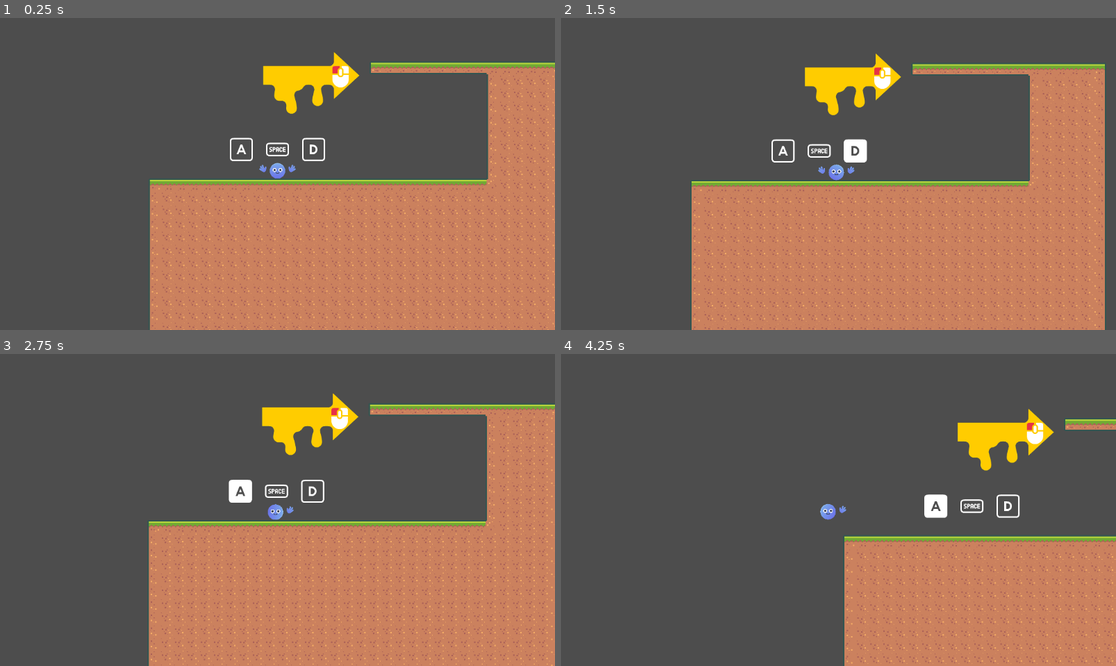
Above: before the commit, frames 1-4 (two rows, left to right).
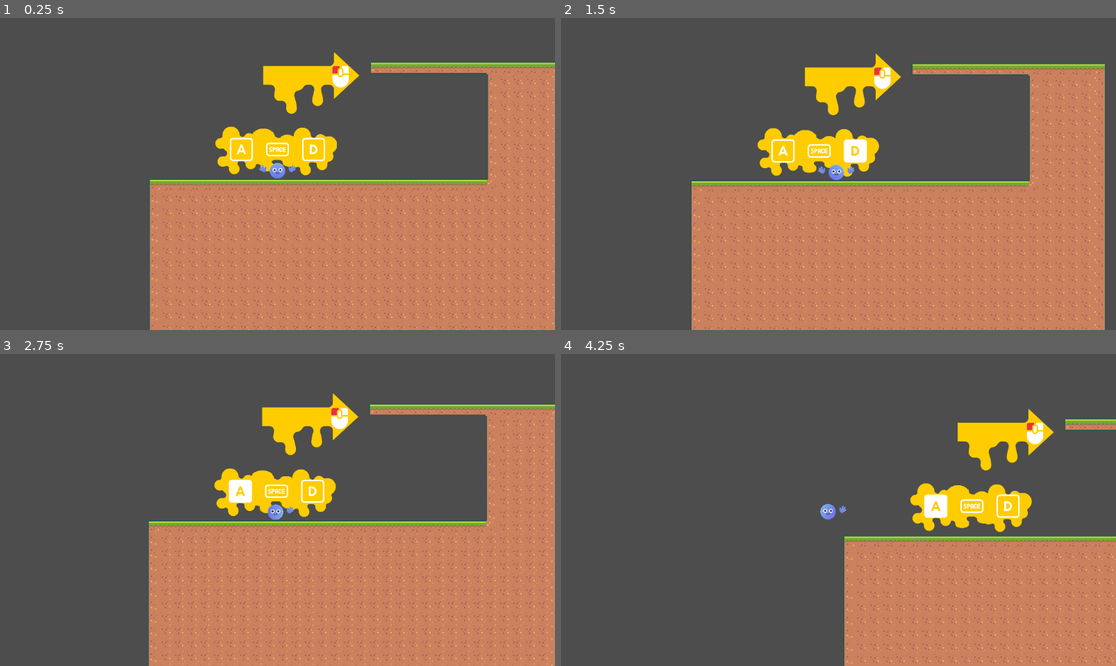
Above: after the commit, the same moments.

Repository: 10Zeeko/Grapls
Game: Godot game, scene res://Levels/Tutorial_Level.tscn
Two runs of this game, one before a commit and one after it. Both use one fixed random seed, a clock stepped at 60 frames per second and the inputs below. The engine's default icon, where the game draws it, is replaced by a stand-in: a white triangle on a blue panel in a dark square.
Inputs (mouse positions are in pixels of both pictures, inside the frame that each line leads up to):
- Up to frame 1 (0.25 s): no input
- Up to frame 2 (1.5 s): move the mouse to (810, 236) at 0.52 s; press the mouse at (810, 236) at 0.53 s; hold D (right) from 0.53 s (still down); tap Space (jump) at 0.77 s; move the mouse to (1005, 220) at 1.27 s; release the mouse at (1005, 220) at 1.28 s; click (1005, 220) at 1.35 s
- Up to frame 3 (2.75 s): tap Space (jump) at 1.52 s; move the mouse to (111, 463) at 2.02 s; release D (right) at 2.03 s; press the mouse at (111, 463) at 2.03 s; hold A (left) from 2.03 s (still down)
- Up to frame 4 (4.25 s): keep holding A (left); move the mouse to (866, 510) at 2.77 s; release the mouse at (866, 510) at 2.78 s; click (866, 510) at 2.85 s; tap Space (jump) at 3.02, 3.77 s; move the mouse to (755, 432) at 3.52 s; press the mouse at (755, 432) at 3.53 s

The runs differ from the first frame. In frame 1, 2.1% of the frame differs, in the area x 27-100%, y 34-100%; in frame 2, 1.9%; in frame 3, 1.9%; in frame 4, 2.0%.

Commit message:
Door, hud and smal fixes

Diff:
--- a/GameNodes/Player/player_controller.gd
+++ b/GameNodes/Player/player_controller.gd
@@ -17,6 +17,7 @@
 }
 
 var current_state = State.IDLE
+var spawn_point = Vector2(0, -55)
 
 # Player speed
 var speed = 200
@@ -43,9 +44,11 @@
 			hooked_state()
 		State.THROW:
 			throw_state()
-	#print (current_state)
+
 	spring.position = $Arm/Tip/StaticBody2D.global_position
 	canvas_layer.position = self.position
+
+	player_fall()
 
 func idle_state():
 	# Code for idle state
@@ -114,6 +117,13 @@
 	if  arm.hooked:
 		current_state = State.GRAPLING
 
+func player_fall():
+	if (self.position[1] > 700):
+		restart_player()
+
+func restart_player():
+	self.position = spawn_point
+
 func _input(event):
 	if event is InputEventMouseButton:
 		if event.pressed:
--- /dev/null
+++ b/GameNodes/door.tscn
@@ -0,0 +1,21 @@
+[gd_scene load_steps=4 format=3 uid="uid://6wqwkblrnhy4"]
+
+[ext_resource type="Script" path="res://Scripts/door.gd" id="1_bbw0b"]
+[ext_resource type="Texture2D" uid="uid://1n4wkx2ur0ci" path="res://Sprites/Tiles/tiles_packed.png" id="2_tlqtm"]
+
+[sub_resource type="RectangleShape2D" id="RectangleShape2D_bqmjb"]
+
+[node name="Door" type="Area2D"]
+scale = Vector2(2, 2)
+script = ExtResource("1_bbw0b")
+
+[node name="CollisionShape2D" type="CollisionShape2D" parent="."]
+shape = SubResource("RectangleShape2D_bqmjb")
+
+[node name="Sprite2D" type="Sprite2D" parent="."]
+texture = ExtResource("2_tlqtm")
+hframes = 20
+vframes = 5
+frame = 70
+
+[connection signal="body_entered" from="." to="." method="_on_body_entered"]
--- /dev/null
+++ b/GameNodes/hud/hud.tscn
@@ -0,0 +1,109 @@
+[gd_scene load_steps=8 format=3 uid="uid://luo2d88ffb0v"]
+
+[ext_resource type="Texture2D" uid="uid://dhqqka26f046k" path="res://Sprites/blue_body_circle.png" id="1_hkla4"]
+[ext_resource type="Script" path="res://Scripts/HUD/hud.gd" id="1_nrnea"]
+[ext_resource type="Texture2D" uid="uid://mknvxyp0afff" path="res://Sprites/face_f.png" id="2_i2qai"]
+[ext_resource type="FontFile" uid="uid://dhp2218uyku0x" path="res://GameNodes/hud/Kenney Thick.ttf" id="3_ec4lv"]
+[ext_resource type="Texture2D" uid="uid://b23tc7ifnegfg" path="res://Sprites/hud/hourglass.png" id="4_7lcg8"]
+
+[sub_resource type="LabelSettings" id="LabelSettings_r333e"]
+font = ExtResource("3_ec4lv")
+font_size = 30
+
+[sub_resource type="LabelSettings" id="LabelSettings_8g462"]
+font = ExtResource("3_ec4lv")
+font_size = 34
+
+[node name="HUD" type="Control"]
+layout_mode = 3
+anchors_preset = 15
+anchor_right = 1.0
+anchor_bottom = 1.0
+grow_horizontal = 2
+grow_vertical = 2
+script = ExtResource("1_nrnea")
+
+[node name="Lives" type="TextureRect" parent="."]
+offset_right = 40.0
+offset_bottom = 40.0
+scale = Vector2(0.5, 0.5)
+pivot_offset = Vector2(30, 30)
+texture = ExtResource("1_hkla4")
+
+[node name="TextureRect" type="TextureRect" parent="Lives"]
+layout_mode = 1
+anchors_preset = 8
+anchor_left = 0.5
+anchor_top = 0.5
+anchor_right = 0.5
+anchor_bottom = 0.5
+offset_left = -27.5
+offset_top = -16.5
+offset_right = 27.5
+offset_bottom = 16.5
+grow_horizontal = 2
+grow_vertical = 2
+texture = ExtResource("2_i2qai")
+
+[node name="Label" type="Label" parent="Lives"]
+layout_direction = 2
+layout_mode = 1
+anchors_preset = 6
+anchor_left = 1.0
+anchor_top = 0.5
+anchor_right = 1.0
+anchor_bottom = 0.5
+offset_left = 18.91
+offset_top = -14.5
+offset_right = 58.91
+offset_bottom = 22.5
+grow_horizontal = 0
+grow_vertical = 2
+text = "x"
+label_settings = SubResource("LabelSettings_r333e")
+
+[node name="LivesNumber" type="Label" parent="Lives/Label"]
+layout_direction = 2
+layout_mode = 0
+offset_left = 50.0
+offset_top = -7.0
+offset_right = 145.0
+offset_bottom = 30.0
+scale = Vector2(1.5, 1.5)
+text = "3"
+label_settings = SubResource("LabelSettings_r333e")
+
+[node name="Time" type="TextureRect" parent="."]
+layout_mode = 1
+anchors_preset = 1
+anchor_left = 1.0
+anchor_right = 1.0
+offset_left = -64.0
+offset_bottom = 64.0
+grow_horizontal = 0
+scale = Vector2(0.5, 0.5)
+pivot_offset = Vector2(-30, 30)
+texture = ExtResource("4_7lcg8")
+
+[node name="TimerLabel" type="Label" parent="Time"]
+layout_mode = 1
+anchors_preset = 6
+anchor_left = 1.0
+anchor_top = 0.5
+anchor_right = 1.0
+anchor_bottom = 0.5
+offset_left = -188.93
+offset_top = -29.5
+offset_right = -64.93
+offset_bottom = 29.5
+grow_horizontal = 0
+grow_vertical = 2
+text = "0"
+label_settings = SubResource("LabelSettings_8g462")
+horizontal_alignment = 2
+vertical_alignment = 1
+
+[node name="Timer" type="Timer" parent="."]
+autostart = true
+
+[connection signal="timeout" from="Timer" to="." method="_on_timer_timeout"]
--- a/Levels/Tutorial_Level.tscn
+++ b/Levels/Tutorial_Level.tscn
@@ -11,6 +11,12 @@
 [ext_resource type="Texture2D" uid="uid://b2e5jcfn08ta3" path="res://Sprites/Controls/keyboard_space_outline.png" id="6_0etqp"]
 [ext_resource type="Texture2D" uid="uid://cr8lesvmcxxg7" path="res://Sprites/Controls/keyboard_space.png" id="6_umirn"]
 [ext_resource type="Texture2D" uid="uid://dpn1ajuo7dmt7" path="res://Sprites/Controls/mouse_left.png" id="7_dej2l"]
+[ext_resource type="Texture2D" uid="uid://cxii0e2fp28nc" path="res://Sprites/yellow_paint/paint_splat_d.png" id="7_dmbeh"]
+[ext_resource type="Texture2D" uid="uid://btuai80p0onm4" path="res://Sprites/yellow_paint/paint_drips_a.png" id="11_0cadi"]
+[ext_resource type="Texture2D" uid="uid://beo162f3sojm" path="res://Sprites/yellow_paint/paint_splat_a.png" id="12_xv63w"]
+[ext_resource type="Texture2D" uid="uid://bs6ibv2cpglc0" path="res://Sprites/yellow_paint/paint_drips_c.png" id="13_kq4yu"]
+[ext_resource type="PackedScene" uid="uid://6wqwkblrnhy4" path="res://GameNodes/door.tscn" id="14_8lca0"]
+[ext_resource type="PackedScene" uid="uid://can1pb5w0uatr" path="res://test.tscn" id="15_eahtq"]
 
 [sub_resource type="TileSetAtlasSource" id="TileSetAtlasSource_2eue3"]
 texture = ExtResource("1_hoyse")
@@ -626,6 +632,72 @@
 
 [node name="LevelTest" type="Node2D"]
 
+[node name="Tutorial" type="CanvasGroup" parent="."]
+z_index = -5
+script = ExtResource("3_wilf5")
+pressed_a = ExtResource("4_arovq")
+pressed_d = ExtResource("5_hcq88")
+pressed_space = ExtResource("6_umirn")
+
+[node name="PaintSplatD" type="Sprite2D" parent="Tutorial"]
+position = Vector2(-76, -98)
+texture = ExtResource("7_dmbeh")
+
+[node name="PaintSplatD3" type="Sprite2D" parent="Tutorial/PaintSplatD"]
+position = Vector2(73, -1)
+scale = Vector2(1.31937, 0.897812)
+texture = ExtResource("7_dmbeh")
+
+[node name="PaintSplatD2" type="Sprite2D" parent="Tutorial"]
+position = Vector2(71, -96)
+texture = ExtResource("7_dmbeh")
+
+[node name="PaintArrowRight" type="Sprite2D" parent="Tutorial"]
+position = Vector2(70, -239)
+texture = ExtResource("3_1a3v3")
+
+[node name="KeyboardAOutline" type="Sprite2D" parent="Tutorial"]
+position = Vector2(-75, -100)
+texture = ExtResource("4_vlloo")
+
+[node name="KeyboardDOutline" type="Sprite2D" parent="Tutorial"]
+position = Vector2(75, -100)
+texture = ExtResource("5_cbf8l")
+
+[node name="KeyboardSpaceOutline" type="Sprite2D" parent="Tutorial"]
+position = Vector2(0, -100)
+texture = ExtResource("6_0etqp")
+
+[node name="MouseLeft" type="Sprite2D" parent="Tutorial"]
+position = Vector2(131, -251)
+texture = ExtResource("7_dej2l")
+
+[node name="SpaceTimer" type="Timer" parent="Tutorial"]
+wait_time = 0.4
+
+[node name="PaintDripsA" type="Sprite2D" parent="Tutorial"]
+position = Vector2(745, -411)
+scale = Vector2(0.103952, 0.145809)
+texture = ExtResource("11_0cadi")
+
+[node name="PaintDripsA2" type="Sprite2D" parent="Tutorial"]
+position = Vector2(1216, -114)
+scale = Vector2(0.463952, 0.145809)
+texture = ExtResource("11_0cadi")
+
+[node name="PaintSplatA" type="Sprite2D" parent="Tutorial"]
+position = Vector2(1751, -341)
+texture = ExtResource("12_xv63w")
+
+[node name="PaintDripsC" type="Sprite2D" parent="Tutorial"]
+position = Vector2(2150, -6)
+scale = Vector2(0.52, 0.1031)
+texture = ExtResource("13_kq4yu")
+
+[node name="Door" parent="." instance=ExtResource("14_8lca0")]
+position = Vector2(2430, -92)
+resource = ExtResource("15_eahtq")
+
 [node name="TileMap" type="TileMap" parent="."]
 position = Vector2(2, -13)
 scale = Vector2(1.5, 1.5)
@@ -634,40 +706,10 @@
 layer_0/tile_data = PackedInt32Array(-65536, 131072, 1, -65535, 131072, 1, -65534, 131072, 1, -65533, 131072, 1, -65532 …(12104 unchanged characters)…
 
 [node name="PlayerController" parent="." node_paths=PackedStringArray("spring") instance=ExtResource("2_rvoyb")]
-position = Vector2(0, -54.97)
+position = Vector2(0, -55)
 spring = NodePath("../PinJoint2D")
 
 [node name="PinJoint2D" type="PinJoint2D" parent="."]
 softness = 2.35
 
-[node name="Tutorial" type="CanvasGroup" parent="."]
-z_index = -5
-script = ExtResource("3_wilf5")
-pressed_a = ExtResource("4_arovq")
-pressed_d = ExtResource("5_hcq88")
-pressed_space = ExtResource("6_umirn")
-
-[node name="PaintArrowRight" type="Sprite2D" parent="Tutorial"]
-position = Vector2(70, -239)
-texture = ExtResource("3_1a3v3")
-
-[node name="KeyboardAOutline" type="Sprite2D" parent="Tutorial"]
-position = Vector2(-75, -100)
-texture = ExtResource("4_vlloo")
-
-[node name="KeyboardDOutline" type="Sprite2D" parent="Tutorial"]
-position = Vector2(75, -100)
-texture = ExtResource("5_cbf8l")
-
-[node name="KeyboardSpaceOutline" type="Sprite2D" parent="Tutorial"]
-position = Vector2(0, -100)
-texture = ExtResource("6_0etqp")
-
-[node name="MouseLeft" type="Sprite2D" parent="Tutorial"]
-position = Vector2(131, -251)
-texture = ExtResource("7_dej2l")
-
-[node name="SpaceTimer" type="Timer" parent="Tutorial"]
-wait_time = 0.4
-
 [connection signal="timeout" from="Tutorial/SpaceTimer" to="Tutorial" method="_on_space_timer_timeout"]
--- /dev/null
+++ b/Scripts/HUD/hud.gd
@@ -0,0 +1,15 @@
+extends Control
+
+@onready var lives_number = $Lives/Label/LivesNumber
+@onready var timer_label = $Time/TimerLabel
+@onready var timer = $Timer
+
+var total_time = 0
+
+func update_lives(lives: int):
+	lives_number.text = str(lives)
+
+func _on_timer_timeout():
+	total_time += 1
+	timer_label.text = str(total_time)
+	timer.start()
--- a/Scripts/Player/arm.gd
+++ b/Scripts/Player/arm.gd
@@ -12,7 +12,6 @@
 
 func shoot(dir: Vector2):
 	direction = dir.normalized()
-	print (direction)
 	flying = true
 	tip = self.global_position
 
--- /dev/null
+++ b/Scripts/door.gd
@@ -0,0 +1,10 @@
+extends Area2D
+
+@export var resource : PackedScene
+
+func _ready():
+	pass # Replace with function body.
+
+
+func _on_body_entered(body):
+	get_tree().change_scene_to_packed(resource)
Binary file added: GameNodes/hud/Kenney Thick.ttf
Not shown, added: GameNodes/hud/Kenney Thick.ttf.import
Not shown: 1 places in Levels/Tutorial_Level.tscn that only renumber resources
Binary file added: Sprites/hud/hourglass.png
Not shown, added: Sprites/hud/hourglass.png.import
